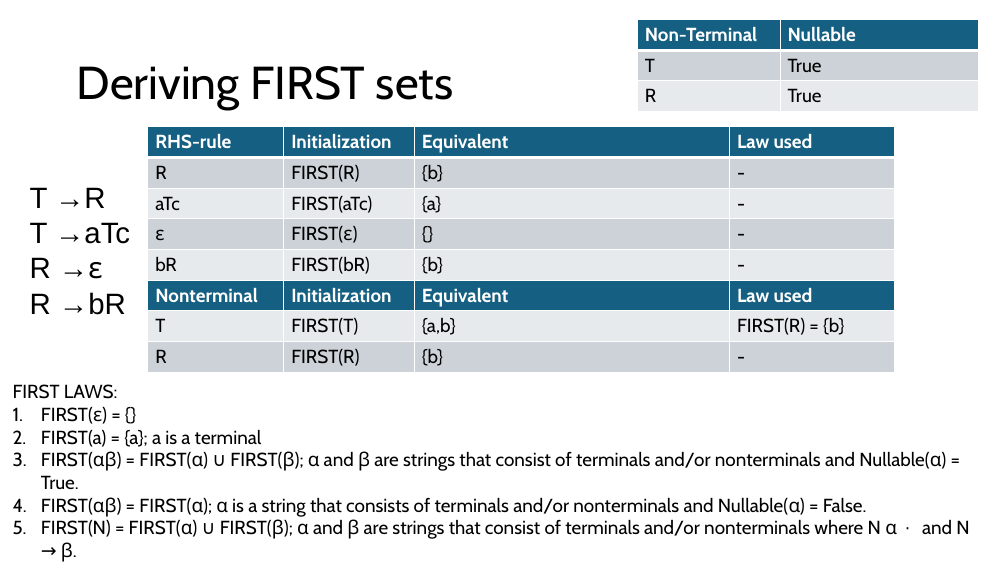
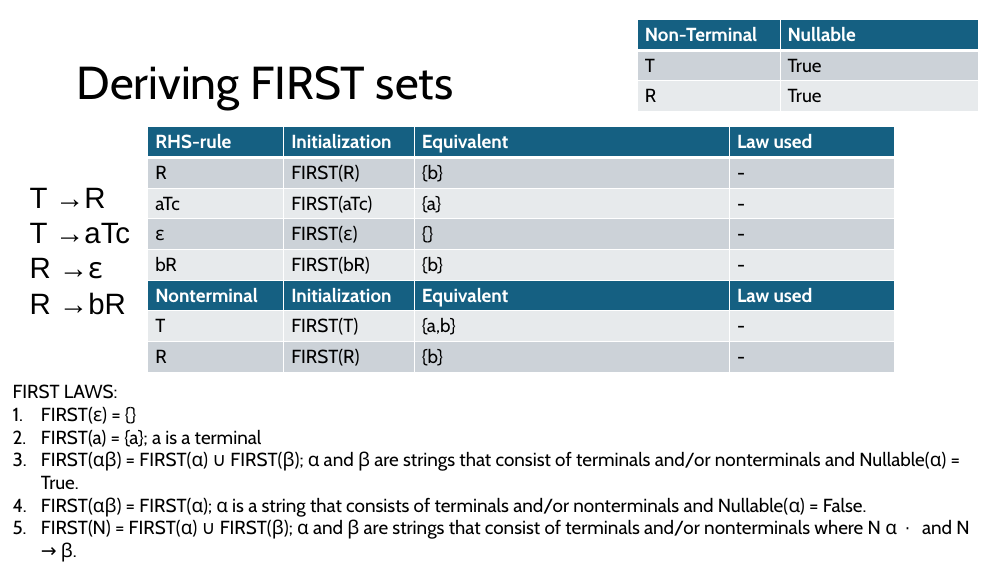
Before and after one commit to Danieldv-s/Research-Materials, a slide deck: slide 14 of Syntax-Analysis/Section2.13Expansion.pptx. Drawn at 1008x567 pixels with LibreOffice and Linux fonts; fonts in the diff are those of the drawing. Boxes give left, top, right and bottom in pixels: in the first picture for what was removed or moved away, otherwise in the second. Text is boxed around its words. In the diff, an @@ line names an element or a change of style, - is before the commit and + after.

```diff
--- a/Syntax-Analysis/Section2.13Expansion.pptx
+++ b/Syntax-Analysis/Section2.13Expansion.pptx
@@ table at [147, 127, 895, 372] @@
-row 7, column 4: FIRST(R) = {b}
+row 7, column 4: -
```
Also in this commit, not shown: 1 other slide changed, 20 slides added.
